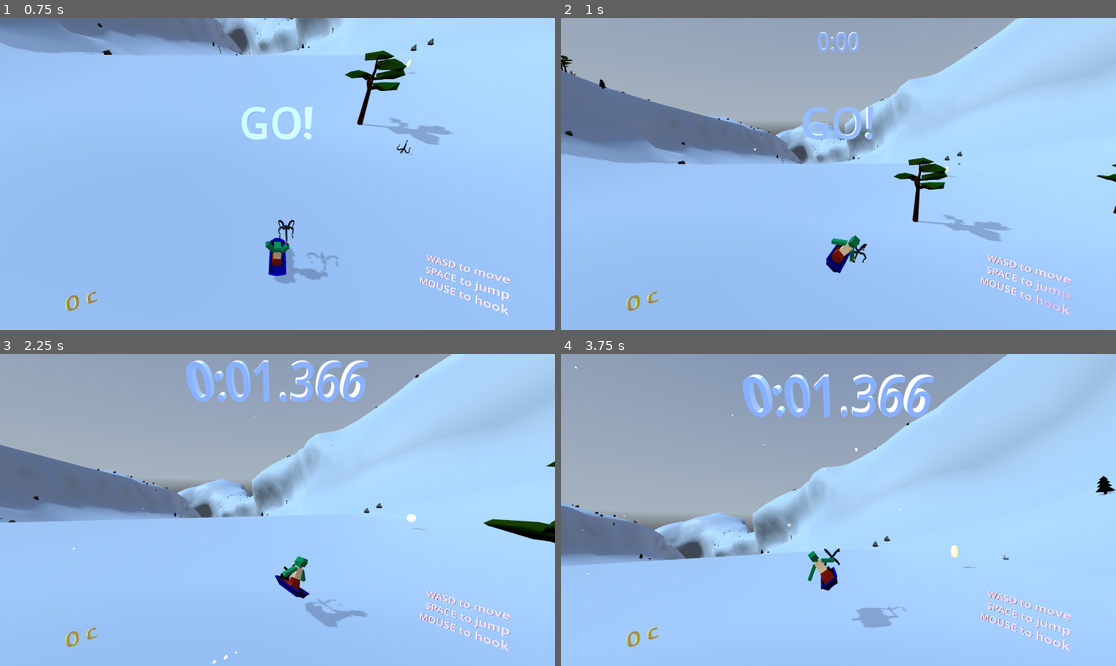
Above: before the commit, frames 1-4 (two rows, left to right).
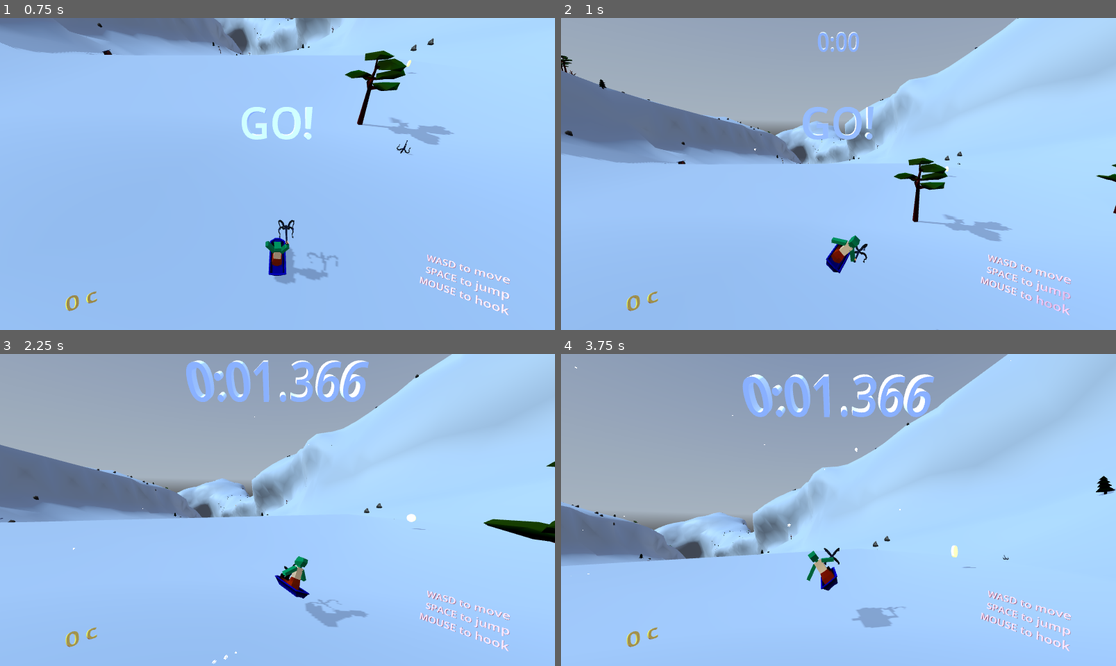
Above: after the commit, the same moments.

Repository: tokkoro/ggj24-sled
Game: Godot game, scene res://tomi_testaa/level_loader_scene.tscn
The game is run twice, just before and just after one commit, with the same random seed, the same clock (stepped at 60 frames per second) and the same inputs. A sky picture missing from this copy of the repository is replaced by a grey-blue gradient.
Inputs (mouse positions are in pixels of both pictures, inside the frame that each line leads up to):
- Up to frame 1 (0.75 s): tap Enter at 0.5 s; move the mouse to (399, 158) at 0.52 s; hold Right (turn_right) from 0.53 s (still down); tap Down (break) at 0.6 s; click (399, 158) at 0.67 s
- Up to frame 2 (1 s): keep holding Right (turn_right); tap Space (jump) at 0.77 s
- Up to frame 3 (2.25 s): move the mouse to (166, 525) at 1.27 s; release Right (turn_right) at 1.28 s; hold Left (turn_left) 1.28-2.03 s; tap Shift at 1.35 s; tap Space (jump) at 1.52 s; move the mouse to (333, 441) at 2.02 s; hold Right (turn_right) from 2.03 s (still down); tap G at 2.1 s
- Up to frame 4 (3.75 s): move the mouse to (810, 572) at 2.77 s; release Right (turn_right) at 2.78 s; hold Up (accelerate) 2.78-3.53 s; tap Ctrl at 2.85 s; click (810, 572) at 2.92 s; tap Space (jump) at 3.02 s; move the mouse to (1005, 556) at 3.52 s; hold Left (turn_left) from 3.53 s (still down); tap 1 at 3.6 s

Frame 1 is identical in both runs. In frame 2, less than 0.1% of the frame differs, in the area x 48-56%, y 70-79%; in frame 3, less than 0.1%; in frame 4, 0.2%, in the area x 0-100%, y 4-94%.

Commit message:
Trying to limit audio size. Adds a small arm movement to jump.

Diff:
--- a/godot_project/tomi_testaa/sleder_animator.gd
+++ b/godot_project/tomi_testaa/sleder_animator.gd
@@ -56,7 +56,7 @@
 	if victory_pos or is_in_air:
 		current_turning = lerp(current_turning, 0.0, 0.5)
 		current_acc = lerp(current_acc, 0.0, 0.5)
-		var f : float = clamp(-falling_speed * 0.2, -1.0, 1.0) * 0.5 + 0.5
+		var f : float = clamp(-falling_speed * 0.2, -0.9, 1.0) * 0.5 + 0.5
 		l_arm_target = deg_to_rad(lerp(hand_idle_angle, -hand_idle_angle, f))
 		r_arm_target = deg_to_rad(lerp(-hand_idle_angle, hand_idle_angle, f))
 		#left_parti.emitting = false
Not shown, changed: godot_project/sounds/boing.wav.import
Not shown, changed: godot_project/sounds/hop.wav.import
